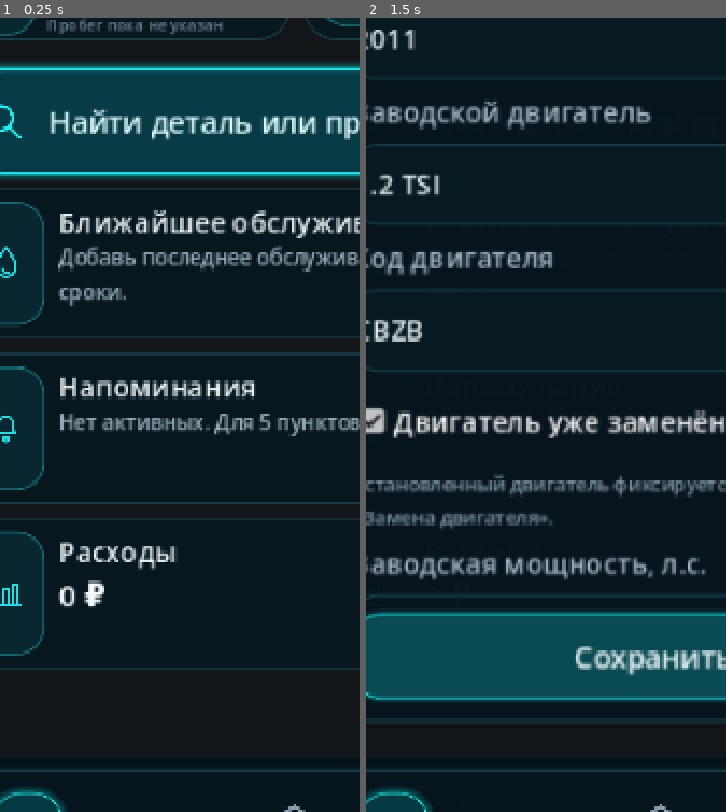
Above: before the commit, frames 1-2 (left to right).
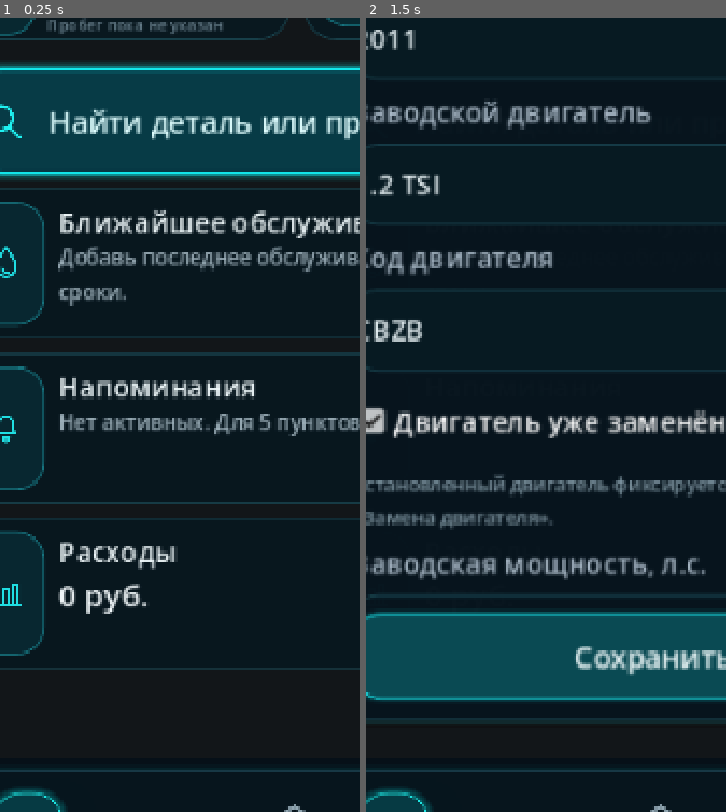
Above: after the commit, the same moments.

Repository: aleksvolov74-web/yeti-garage2
Game: Godot game, scene res://scenes/app/app.tscn
The game is run twice, just before and just after one commit, with the same random seed, the same clock (stepped at 60 frames per second) and the same inputs.
Inputs (mouse positions are % of the whole screen's width and height, from its top left):
- Up to frame 1 (0.25 s): no input
- Up to frame 2 (1.5 s): click (89, 24) at 0.5 s; click (89, 30) at 1.27 s
The pictures show only the part of the screen within x 9-59%, y 43-93%; the shares and areas given below are measured in that part.

The runs differ from the first frame. In frame 1, 0.4% of the frame differs, in the area x 23-41%, y 70-76%; in frame 2, less than 0.1%.

Commit message:
Use readable status and currency text without missing emoji glyphs

Diff:
--- a/autoload/notifications.gd
+++ b/autoload/notifications.gd
@@ -108,7 +108,7 @@
     var reliability := ""
     if _scheduler.has_method("has_battery_optimizations_permission") and not has_battery_optimization_permission():
         reliability = " Телефон может задерживать уведомления из-за экономии батареи."
-    return "✅ Системные Android-уведомления разрешены." + reliability
+    return "Системные Android-уведомления разрешены." + reliability
 
 func request_permission() -> bool:
     if not is_initialized():
@@ -154,7 +154,7 @@
     var ok := _schedule(
         900001,
         "Yeti Garage",
-        "Тестовое уведомление работает 🔧",
+        "Тестовое уведомление работает",
         maxi(delay_seconds, 2),
         "test"
     )
--- a/scenes/app/app.gd
+++ b/scenes/app/app.gd
@@ -1586,7 +1586,7 @@
     overview_box.add_child(reminder_card["card"] as Node)
     reminders_summary_value = reminder_card["subtitle"] as Label
 
-    var cost_card := _feature_card("Расходы", "0 ₽", "res://assets/ui/expenses_money.jpg", "res://assets/ui/icons/expenses.svg", func(): _switch_to_page(history_box))
+    var cost_card := _feature_card("Расходы", "0 руб.", "res://assets/ui/expenses_money.jpg", "res://assets/ui/icons/expenses.svg", func(): _switch_to_page(history_box))
     overview_box.add_child(cost_card["card"] as Node)
     total_cost_value = cost_card["subtitle"] as Label
     total_cost_value.add_theme_font_size_override("font_size", 18)
@@ -1630,7 +1630,7 @@
 
     var system_card := _glass_card(reminders_box)
     var system_title := Label.new()
-    system_title.text = "🔔 Системные уведомления Android"
+    system_title.text = "Системные уведомления Android"
     system_title.add_theme_font_size_override("font_size", 20)
     system_card.add_child(system_title)
     notification_status_value = Label.new()
@@ -2181,7 +2181,7 @@
     var hint_text: String = str(node.get("hint", ""))
     if hint_text != "":
         var hint := Label.new()
-        hint.text = "⚠️ " + hint_text
+        hint.text = "Внимание: " + hint_text
         hint.autowrap_mode = TextServer.AUTOWRAP_WORD_SMART
         hint.modulate = Color("f3c86a")
         diagnostic_content.add_child(hint)
@@ -2853,7 +2853,7 @@
     repair_finish_box.visible = false
     repair_box.add_child(repair_finish_box)
     var done_label := Label.new()
-    done_label.text = "✅ Инструкция пройдена. Отмечай замену только если работа действительно выполнена на автомобиле."
+    done_label.text = "Инструкция пройдена. Отмечай замену только если работа действительно выполнена на автомобиле."
     done_label.autowrap_mode = TextServer.AUTOWRAP_WORD_SMART
     done_label.modulate = Color("71ddb6")
     repair_finish_box.add_child(done_label)
@@ -2889,9 +2889,9 @@
     repair_step_title.text = str(step.get("title", "Шаг"))
     repair_step_body.text = str(step.get("body", ""))
     var tool := str(step.get("tool", ""))
-    repair_tool_label.text = "🔧 Сейчас понадобится: %s" % tool if tool != "" else ""
+    repair_tool_label.text = "Сейчас понадобится: %s" % tool if tool != "" else ""
     var warning := str(step.get("warning", ""))
-    repair_warning_label.text = "⚠️ %s" % warning if warning != "" else ""
+    repair_warning_label.text = "Внимание: %s" % warning if warning != "" else ""
     repair_back_button.disabled = repair_step_index <= 0
     repair_next_button.disabled = false
     repair_next_button.text = "Завершить инструкцию" if repair_step_index == steps.size() - 1 else "Готово →"
@@ -3073,7 +3073,7 @@
     event_mileage_unknown.toggled.connect(func(pressed): event_mileage.editable = not pressed)
     form.add_child(event_mileage_unknown)
 
-    form.add_child(_form_label("Запчасти / материалы, ₽"))
+    form.add_child(_form_label("Запчасти / материалы, руб."))
     event_cost = SpinBox.new()
     event_cost.max_value = 10000000
     event_cost.step = 1
@@ -3082,7 +3082,7 @@
         _style_line_edit(cost_line)
     form.add_child(event_cost)
 
-    form.add_child(_form_label("Работа, ₽"))
+    form.add_child(_form_label("Работа, руб."))
     event_labor_cost = SpinBox.new()
     event_labor_cost.max_value = 10000000
     event_labor_cost.step = 1
@@ -3610,12 +3610,12 @@
     vehicle_name_label.text = str(vehicle.get("nickname", "Моя Yeti"))
     vehicle_vin_label.text = "VIN: %s" % str(vehicle.get("vin", ""))
     if Storage.is_demo_mode():
-        data_mode_value.text = "🧪 ДЕМО-РЕЖИМ\nТестовые записи хранятся отдельно и не затрагивают твою Yeti."
+        data_mode_value.text = "ДЕМО-РЕЖИМ\nТестовые записи хранятся отдельно и не затрагивают твою Yeti."
         data_mode_value.modulate = Color("f3c86a")
         header_title.text = "Yeti"
         header_accent.text = "Garage • ДЕМО"
     else:
-        data_mode_value.text = "🚙 МОЯ МАШИНА\nРаботаем с реальной историей автомобиля."
+        data_mode_value.text = "МОЯ МАШИНА\nРаботаем с реальной историей автомобиля."
         data_mode_value.modulate = Color("b9d7c5")
         header_title.text = "Yeti"
         header_accent.text = "Garage"
@@ -3689,7 +3689,7 @@
     else:
         reminders_summary_value.text = "Активных напоминаний нет."
 
-    total_cost_value.text = "%s ₽" % _format_money(ServiceHistoryService.total_cost())
+    total_cost_value.text = "%s руб." % _format_money(ServiceHistoryService.total_cost())
     _refresh_saved_fault_card()
 
     _clear_children(recent_box)
@@ -3736,7 +3736,7 @@
         var cost := float(event.get("cost",0)) + float(event.get("labor_cost",0))
         if cost > 0:
             var c := Label.new()
-            c.text = "Стоимость: %s ₽" % _format_money(cost)
+            c.text = "Стоимость: %s руб." % _format_money(cost)
             card.add_child(c)
         if str(event.get("notes", "")).strip_edges() != "":
             var notes := Label.new()
@@ -3797,7 +3797,7 @@
     if active.is_empty():
         var ok_card := _glass_card(reminders_dynamic_box, Color("1b5f54"))
         var ok_title := Label.new()
-        ok_title.text = "✅ Срочных напоминаний нет"
+        ok_title.text = "Срочных напоминаний нет"
         ok_title.add_theme_font_size_override("font_size", 20)
         ok_card.add_child(ok_title)
         var ok_text := Label.new()
@@ -3860,9 +3860,9 @@
 
 func _status_icon(status: String) -> String:
     match status:
-        "overdue": return "🔴"
-        "due": return "🟠"
-        "soon": return "🟡"
+        "overdue": return "•"
+        "due": return "•"
+        "soon": return "•"
         _: return "•"
 
 func _snooze_reminder(reminder_id: String) -> void:
@@ -3901,7 +3901,7 @@
     var projected_date := str(item.get("projected_date_by_mileage", ""))
     if projected_date != "" and remaining_km != null and int(remaining_km) > 0:
         chunks.append("по темпу езды ≈ %s" % _display_date(projected_date))
-    var prefix: String = str({"normal":"✅ Норма", "soon":"🟡 Скоро", "due":"🟠 Пора", "overdue":"🔴 Просрочено"}.get(status, ""))
+    var prefix: String = str({"normal":"Норма", "soon":"Скоро", "due":"Пора", "overdue":"Просрочено"}.get(status, ""))
     return "%s\n%s" % [prefix, " • ".join(chunks)]
 
 func _open_vehicle_dialog() -> void:
@@ -4321,7 +4321,7 @@
     var total := float(event.get("cost", 0.0)) + float(event.get("labor_cost", 0.0))
     if total > 0.0:
         var cost_label := Label.new()
-        cost_label.text = "Стоимость: %s ₽" % _format_money(total)
+        cost_label.text = "Стоимость: %s руб." % _format_money(total)
         box.add_child(cost_label)
 
     if str(event.get("part_id", "")).strip_edges() != "":
--- /dev/null
+++ b/tools/validate_home_ux.gd
@@ -0,0 +1,38 @@
+extends SceneTree
+
+var errors: Array[String] = []
+
+func frames(count: int) -> void:
+    for index in range(count): await process_frame
+
+func _initialize() -> void:
+    await process_frame
+    ProjectSettings.set_setting("application/testing/mobile_ui", true)
+    root.content_scale_size = Vector2i.ZERO
+    root.content_scale_mode = Window.CONTENT_SCALE_MODE_DISABLED
+    root.gui_embed_subwindows = true
+    var storage := root.get_node("Storage")
+    var sample: Dictionary = storage.call("demo_data")
+    sample.saved_faults = [{"id":"glyph-check", "warning_id":"abs", "title":"ABS — сохранённая неисправность", "status":"NEW"}]
+    storage.set("data", sample)
+    var app: Control = load("res://scenes/app/app.tscn").instantiate()
+    root.add_child(app)
+    await frames(8)
+    for viewport in [Vector2i(360,780), Vector2i(390,844), Vector2i(420,780), Vector2i(430,932)]:
+        root.size = viewport
+        DisplayServer.window_set_size(viewport)
+        await frames(10)
+        for label in app.find_children("*", "Label", true, false):
+            if not label.is_visible_in_tree(): continue
+            if label.text.contains("руб."):
+                for character in "руб.":
+                    if not label.get_theme_font("font").has_char(character.unicode_at(0)):
+                        errors.append("missing currency glyph")
+            if label.get_global_rect().end.x > viewport.x + 1:
+                errors.append("home horizontal overflow at " + str(viewport))
+        await RenderingServer.frame_post_draw
+        DirAccess.make_dir_recursive_absolute("res://build/ux/home-glyphs")
+        root.get_texture().get_image().save_png("res://build/ux/home-glyphs/%dx%d.png" % [viewport.x,viewport.y])
+    for error in errors: print("HOME_UX_FAILURE: ", error)
+    print("HOME_UX_VALIDATION=" + ("PASS" if errors.is_empty() else "FAIL"))
+    quit(0 if errors.is_empty() else 1)
Not shown, changed: .github/workflows/build-apk.yml
